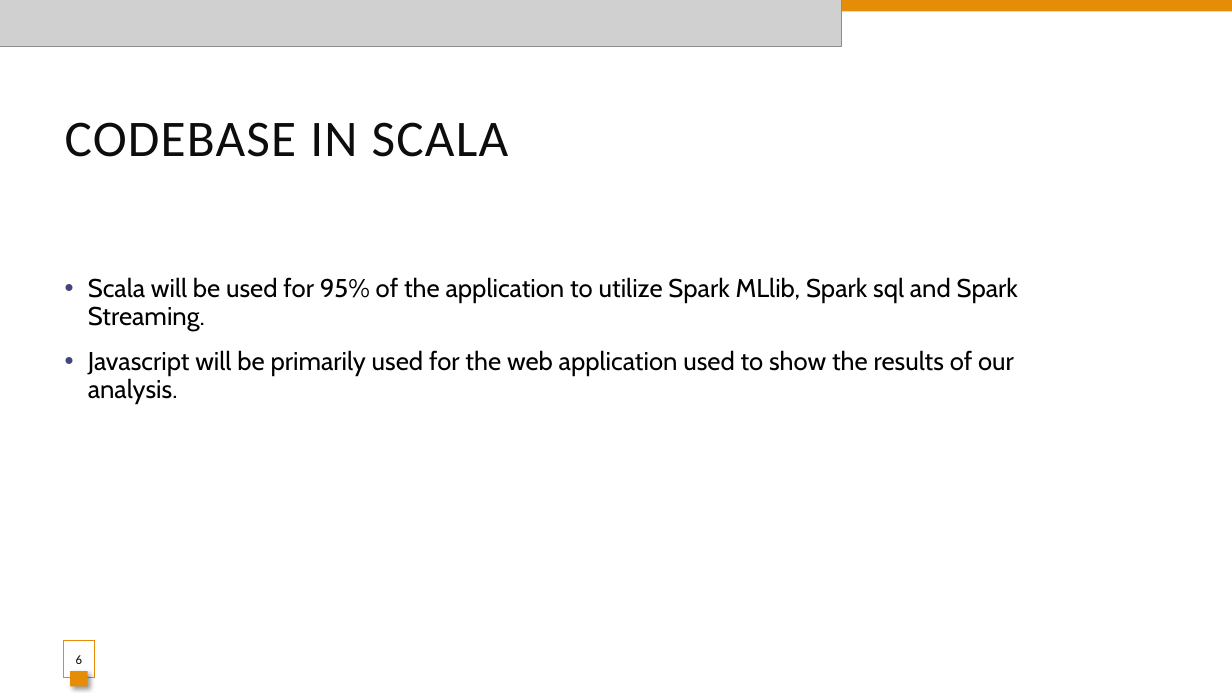
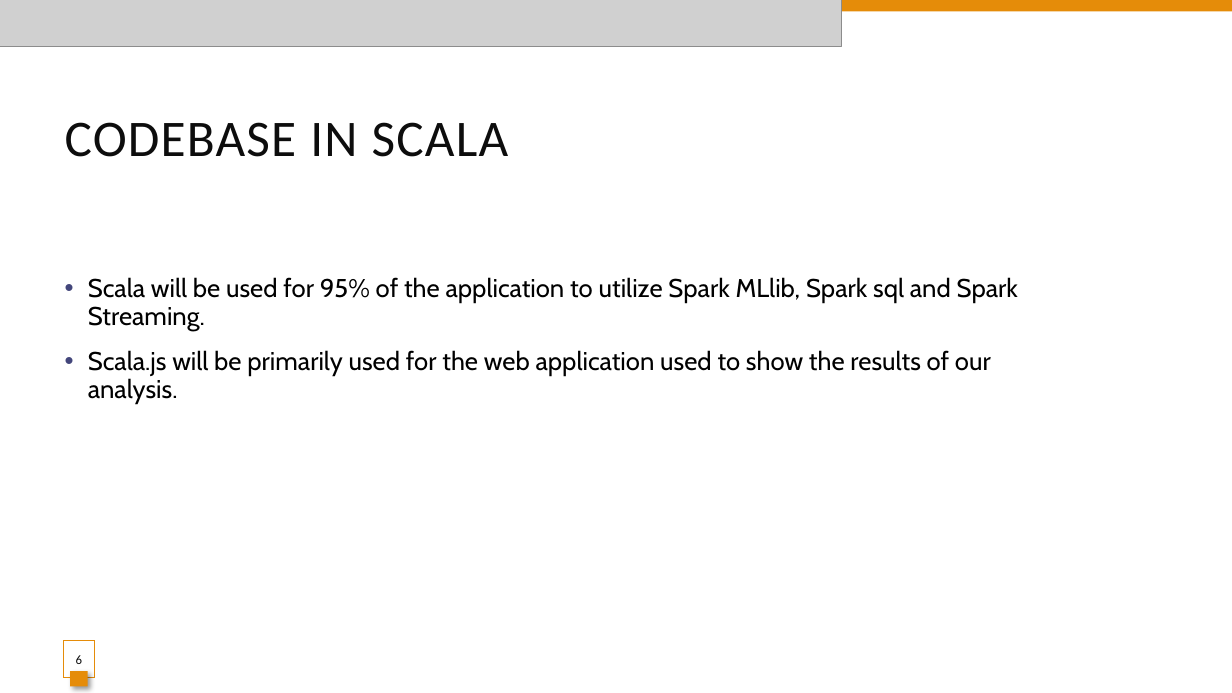
Before and after one commit to SkandaSrinivasan/CSYE7200-Team6Project, a slide deck: slide 6 of CSYE 7200- Team 6 Project presentation.pptx. Drawn at 1232x693 pixels with LibreOffice and Linux fonts; fonts in the diff are those of the drawing; grey boxes stand for pictures. Boxes give left, top, right and bottom in pixels: in the first picture for what was removed or moved away, otherwise in the second. Text is boxed around its words. In the diff, an @@ line names an element or a change of style, - is before the commit and + after.

```diff
--- a/CSYE 7200- Team 6 Project presentation.pptx
+++ b/CSYE 7200- Team 6 Project presentation.pptx
@@ text at [88,350,991,404]: text changed @@
-• Javascript will be primarily used for the web application used to show the results of our analysis.
+• Scala.js will be primarily used for the web application used to show the results of our analysis.
```
Also in this commit, not shown: 4 other slides changed.
